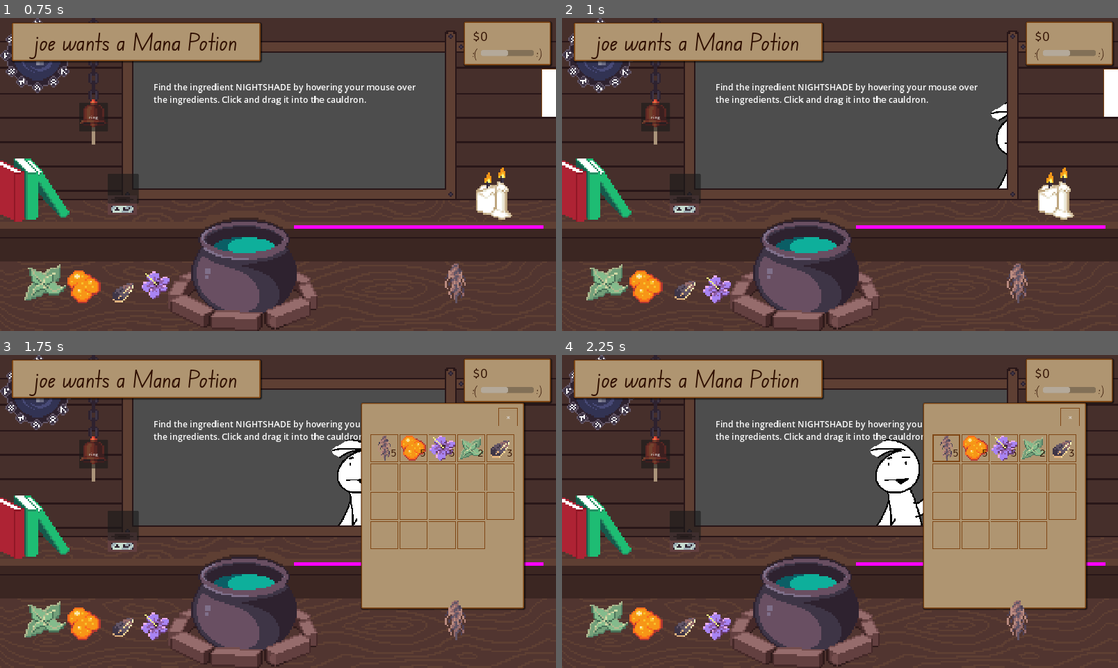
Above: before the commit, frames 1-4 (two rows, left to right).
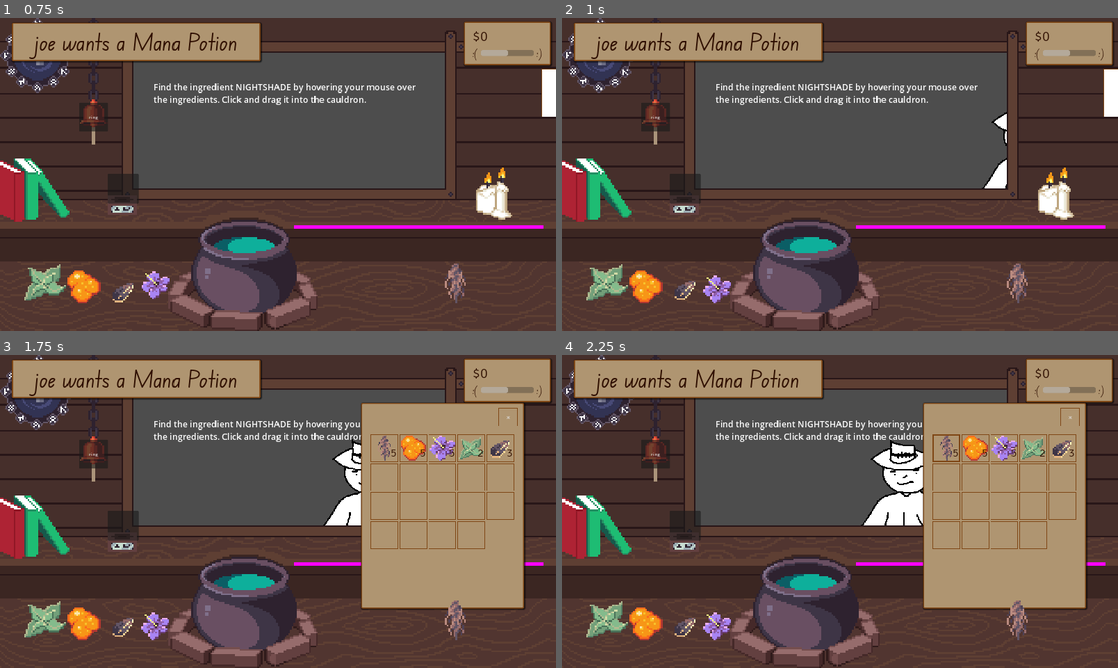
Above: after the commit, the same moments.

Repository: HuskyGameDev/2024s-team3
Game: Godot game, scene res://Scenes/UI/Title.tscn
Two runs of this game, one before a commit and one after it. Both use one fixed random seed, a clock stepped at 60 frames per second and the inputs below.
Inputs (mouse positions are in pixels of both pictures, inside the frame that each line leads up to):
- Up to frame 1 (0.75 s): click "New Game" at 0.5 s
- Up to frame 2 (1 s): no input
- Up to frame 3 (1.75 s): click (550, 430) at 1.25 s
- Up to frame 4 (2.25 s): click (945, 448) at 2 s

Frame 1 is identical in both runs. In frame 2, 0.5% of the frame differs, in the area x 75-80%, y 26-55%; in frame 3, 0.7%; in frame 4, 1.2%, in the area x 53-65%, y 26-55%.
Error after the commit: Modulo by zero error in operator '%'. (res://Scripts/customer.gd:19)

Commit message:
Build now randomly gets customer texture

Diff:
--- a/Scripts/customer.gd
+++ b/Scripts/customer.gd
@@ -4,16 +4,17 @@
 #var potionsRecieved: Array[String] = [] # Add potion recieved to an array for storage, can combine or add to one main array in the future to keep track of all potions
 var data:Customer
 var customerSprites:Array[Texture2D] = []
-const SPRITES_DIR_PATH = "res://Assets/Sprites/Customers"
+const SPRITES_DIR_PATH = "res://Assets/Sprites/Customers/"
 
 func _ready():
 	var spritesDir = DirAccess.open(SPRITES_DIR_PATH)
 	if spritesDir:
 	#set texture of customer randomly
 		for fileName:String in spritesDir.get_files(): #This works in editor but build is only able to see .import files???
-			#print(fileName)
-			if fileName.get_extension() == "import": continue
-			customerSprites.append(ResourceLoader.load(SPRITES_DIR_PATH+"/"+fileName, "Texture2D"))
+			if fileName.get_extension() != "import": continue
+			fileName = fileName.replace('.import', '')
+			print(" file: %s", fileName)
+			customerSprites.append(ResourceLoader.load(SPRITES_DIR_PATH + fileName, "Texture2D"))
 	#print(customerSprites.size())
 	texture = customerSprites[randi() % customerSprites.size() ] # set customer's sprite randomly
 
